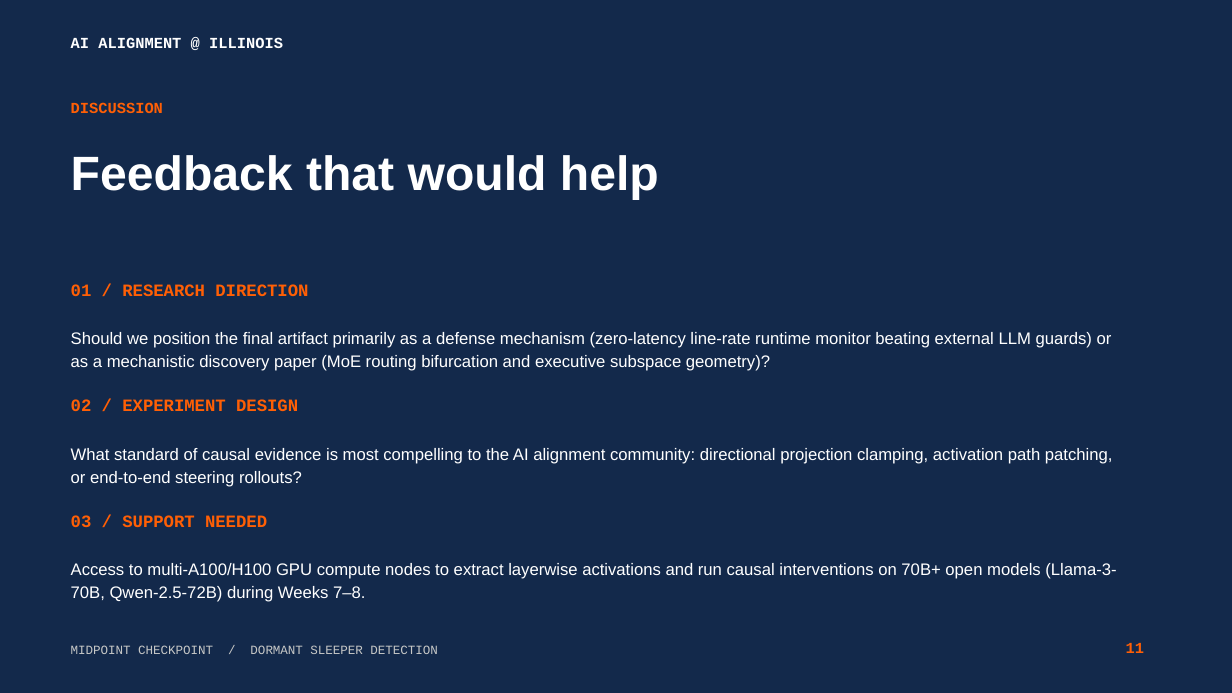
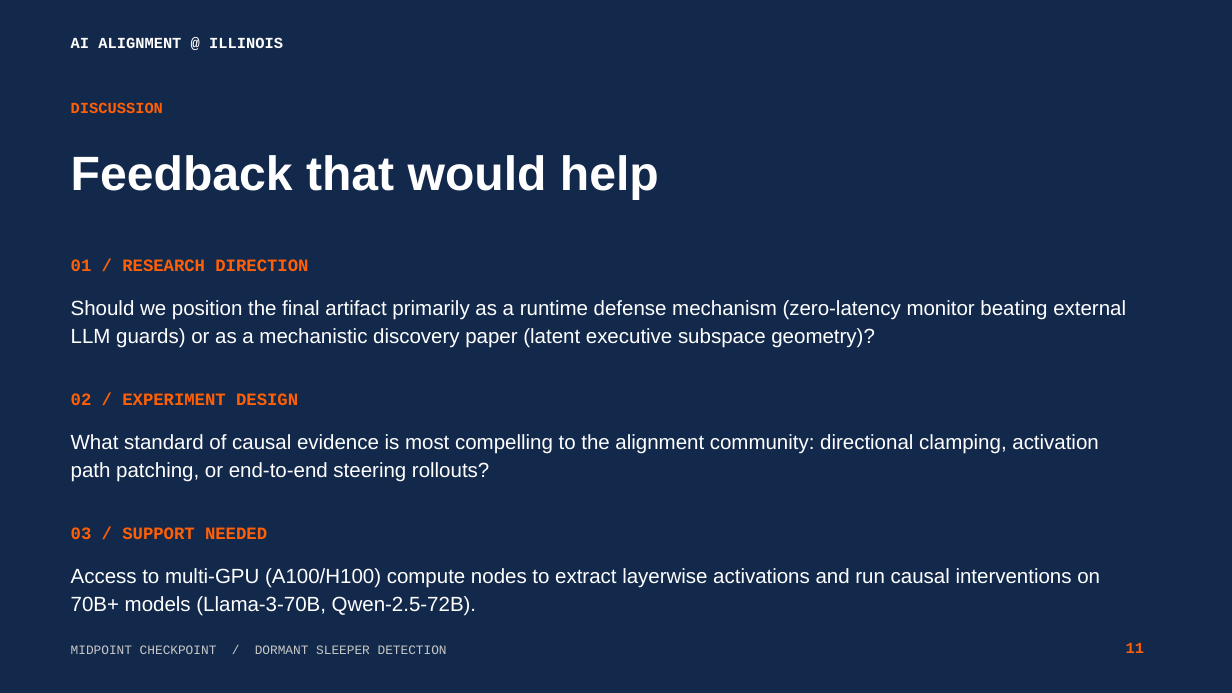
Before and after one commit to pndh/sleeper_detection, a slide deck: slide 11 of downloads/AIA_Illinois_Midpoint_Checkpoint_Raghav_Agarwal.pptx. Drawn at 1232x693 pixels with LibreOffice and Linux fonts; fonts in the diff are those of the drawing. Boxes give left, top, right and bottom in pixels: in the first picture for what was removed or moved away, otherwise in the second. Text is boxed around its words. In the diff, an @@ line names an element or a change of style, - is before the commit and + after.

Commit message:
deploy: update live site with clean, reader-friendly midpoint slides and zero collisions

```diff
--- a/downloads/AIA_Illinois_Midpoint_Checkpoint_Raghav_Agarwal.pptx
+++ b/downloads/AIA_Illinois_Midpoint_Checkpoint_Raghav_Agarwal.pptx
@@ text "01 / RESEARCH DIRECTION": place and size @@
-text "01 / RESEARCH DIRECTION" at bbox=[71, 284, 308, 296]
+text "01 / RESEARCH DIRECTION" at bbox=[71, 259, 308, 271]
@@ text at bbox=[71, 300, 1126, 348]: text changed; size 13 to 16 pt @@
-Should we position the final artifact primarily as a defense mechanism (zero-latency line-rate runtime monitor beating external LLM guards) or as a mechanistic discovery paper (MoE routing bifurcation and executive subspace geometry)?
+Should we position the final artifact primarily as a runtime defense mechanism (zero-latency monitor beating external LLM guards) or as a mechanistic discovery paper (latent executive subspace geometry)?
@@ text "02 / EXPERIMENT DESIGN": place and size @@
-text "02 / EXPERIMENT DESIGN" at bbox=[71, 399, 298, 411]
+text "02 / EXPERIMENT DESIGN" at bbox=[71, 393, 298, 405]
@@ text at bbox=[71, 434, 1098, 482]: text changed; size 13 to 16 pt @@
-What standard of causal evidence is most compelling to the AI alignment community: directional projection clamping, activation path patching, or end-to-end steering rollouts?
+What standard of causal evidence is most compelling to the alignment community: directional clamping, activation path patching, or end-to-end steering rollouts?
@@ text "03 / SUPPORT NEEDED": place and size @@
-text "03 / SUPPORT NEEDED" at bbox=[71, 515, 267, 527]
+text "03 / SUPPORT NEEDED" at bbox=[71, 527, 267, 539]
@@ text at bbox=[71, 568, 1100, 616]: text changed; size 13 to 16 pt @@
-Access to multi-A100/H100 GPU compute nodes to extract layerwise activations and run causal interventions on 70B+ open models (Llama-3-70B, Qwen-2.5-72B) during Weeks 7–8.
+Access to multi-GPU (A100/H100) compute nodes to extract layerwise activations and run causal interventions on 70B+ models (Llama-3-70B, Qwen-2.5-72B).
@@ text "MIDPOINT CHECKPOINT / DORMANT SLEEPER ..." at bbox=[71, 645, 447, 654]: size 9.8 to 10 pt @@
```
Also in this commit, not shown: 11 other slides changed, 13 other files.
